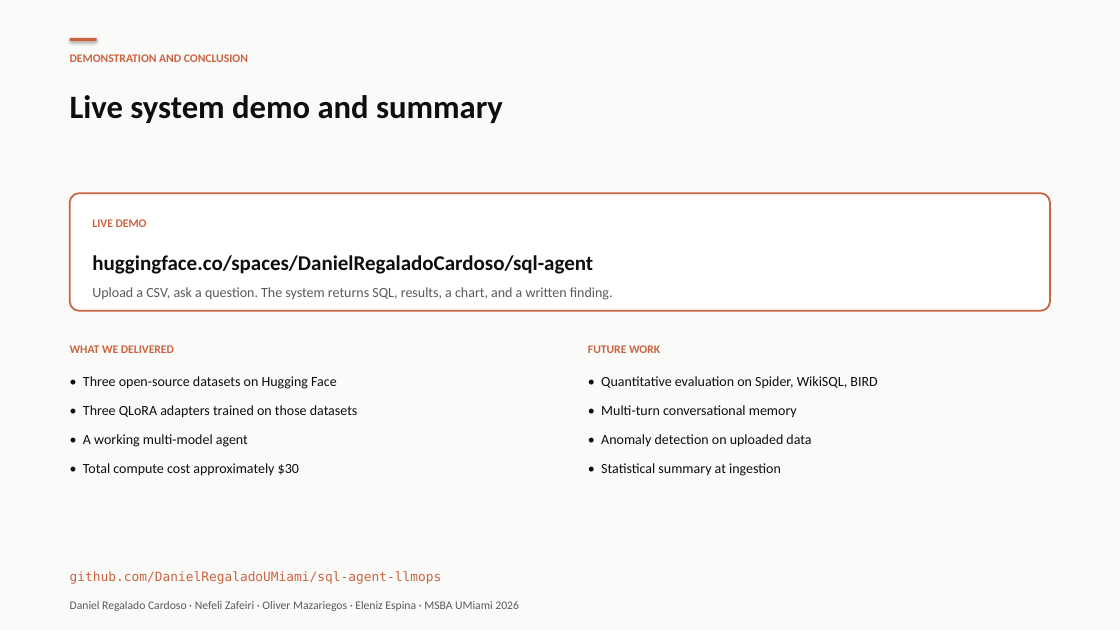
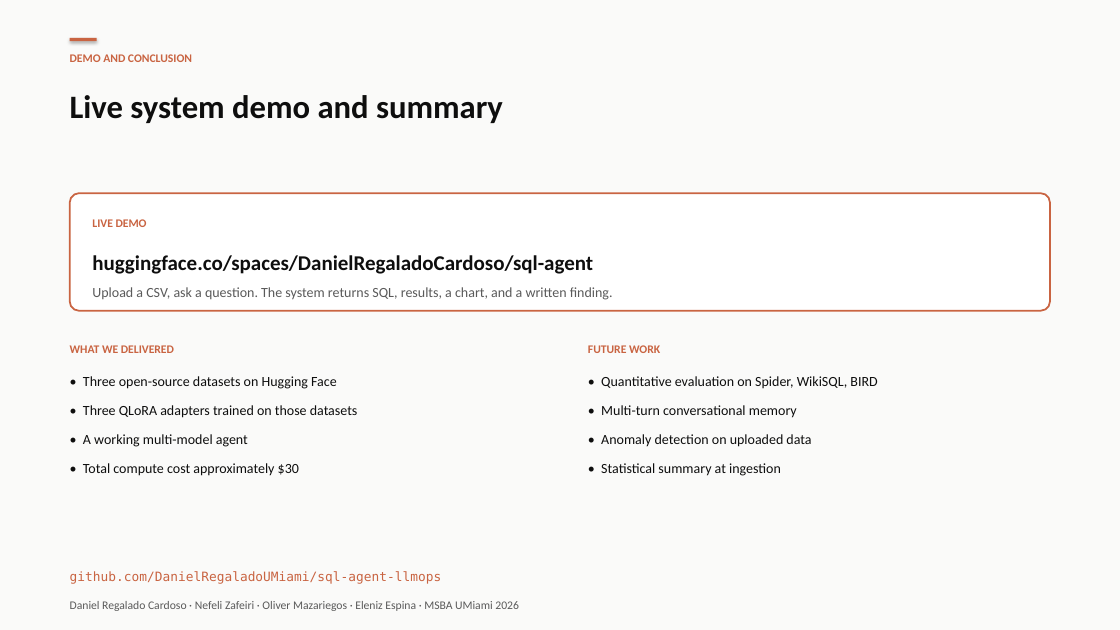
Before and after one commit to DanielRegaladoUMiami/sql-agent-llmops, a slide deck: slide 8 of presentation/slides-editable.pptx (slide 13 before the commit). Drawn at 1120x630 pixels with LibreOffice and Linux fonts; fonts in the diff are those of the drawing. Boxes give left, top, right and bottom in pixels: in the first picture for what was removed or moved away, otherwise in the second. Text is boxed around its words. In the diff, an @@ line names an element or a change of style, - is before the commit and + after.

Commit message:
Reduce slides 13 -> 8 (consolidate intro/data/architecture, keep 3 model blocks)

```diff
--- a/presentation/slides-editable.pptx
+++ b/presentation/slides-editable.pptx
@@ text at (70,54,192,62): text changed @@
-DEMONSTRATION AND CONCLUSION
+DEMO AND CONCLUSION
```
Also in this commit, not shown: 5 other slides changed, 1 slide added, 6 slides removed, 1 other file.
